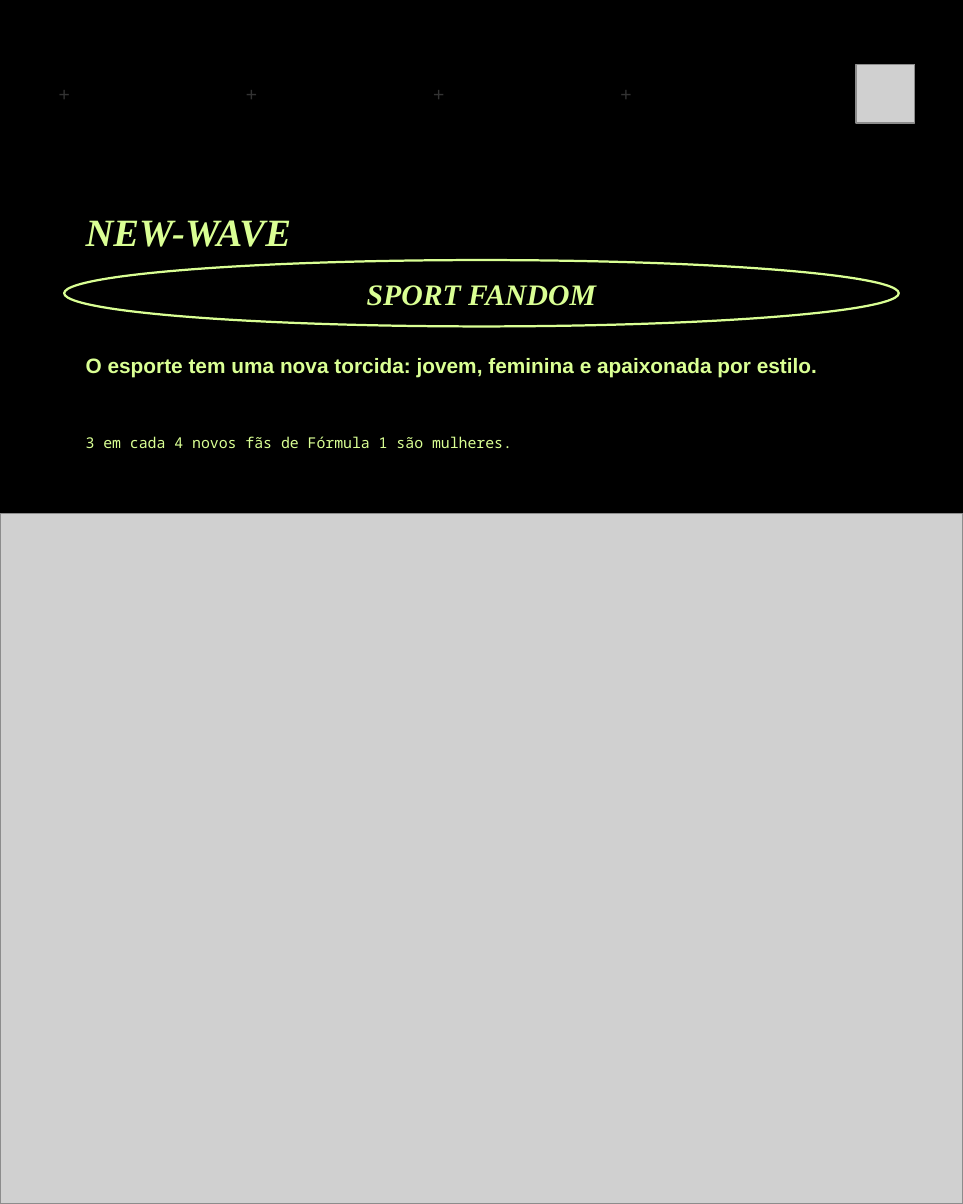
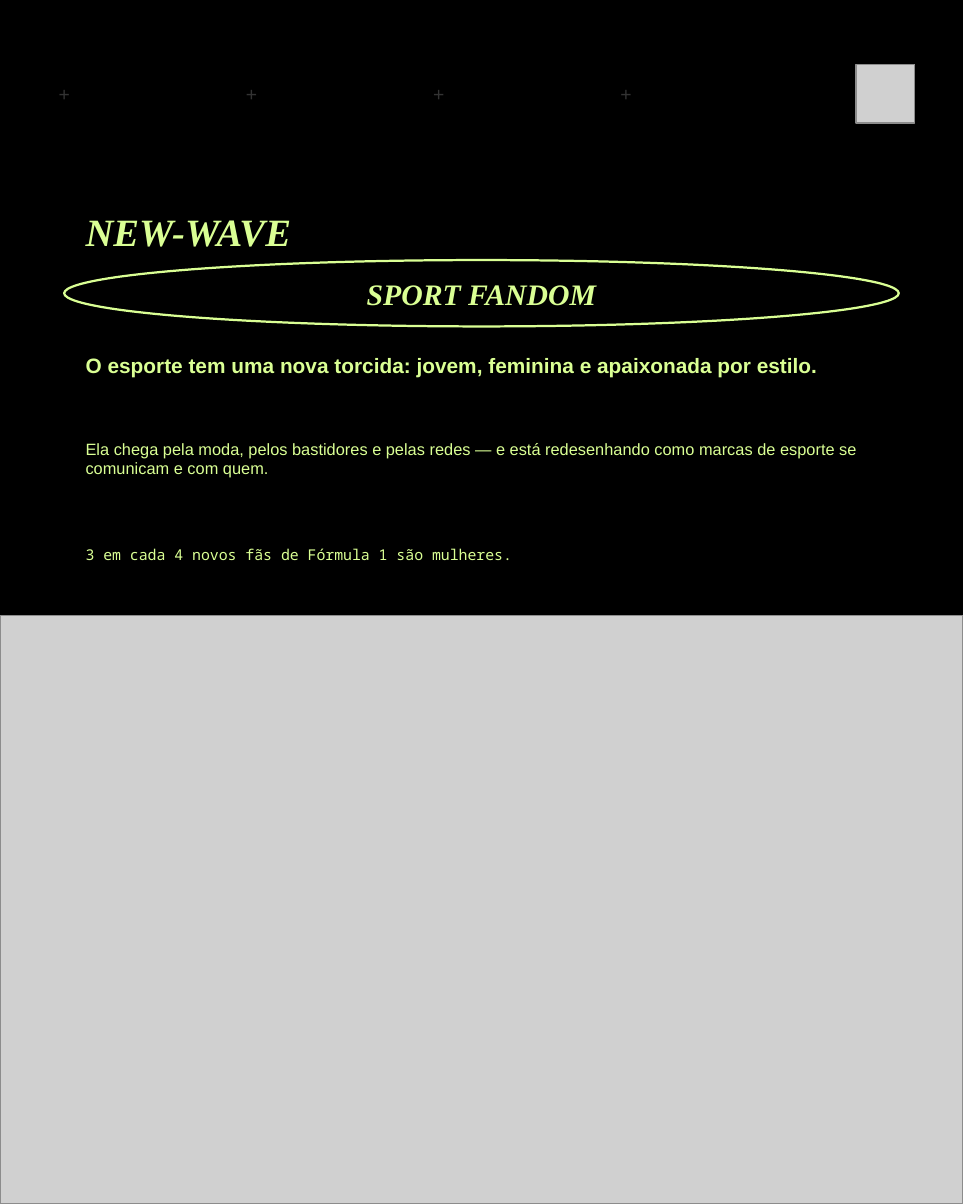
Before and after one commit to BiancaSchwanke/data-manipulation-exercises, a slide deck: slide 5 of entregas-agosto26/carrossel-instagram-agosto26.pptx. Drawn at 963x1204 pixels with LibreOffice and Linux fonts; fonts in the diff are those of the drawing; grey boxes stand for pictures. Boxes give left, top, right and bottom in pixels: in the first picture for what was removed or moved away, otherwise in the second. Text is boxed around its words. In the diff, an @@ line names an element or a change of style, - is before the commit and + after.

```diff
--- a/entregas-agosto26/carrossel-instagram-agosto26.pptx
+++ b/entregas-agosto26/carrossel-instagram-agosto26.pptx
@@ rounded rectangle: place and size @@
-rounded rectangle at (48, 169, 915, 519)
+rounded rectangle at (48, 169, 915, 621)
@@ rounded rectangle at (48, 169, 915, 621): proportions changed @@
@@ text added at (86, 443, 856, 478), 11 pt, text #DAFF94 @@
+Ela chega pela moda, pelos bastidores e pelas redes — e está redesenhando como marcas de esporte se comunicam e com quem.
@@ text "3 em cada 4 novos ...": place and size @@
-text "3 em cada 4 novos ..." at (86, 436, 512, 448)
+text "3 em cada 4 novos ..." at (86, 548, 512, 560)
@@ picture: place and size @@
-picture at (0, 514, 963, 1204)
+picture at (0, 615, 963, 1204)
```
Also in this commit, not shown: 4 other slides changed.
